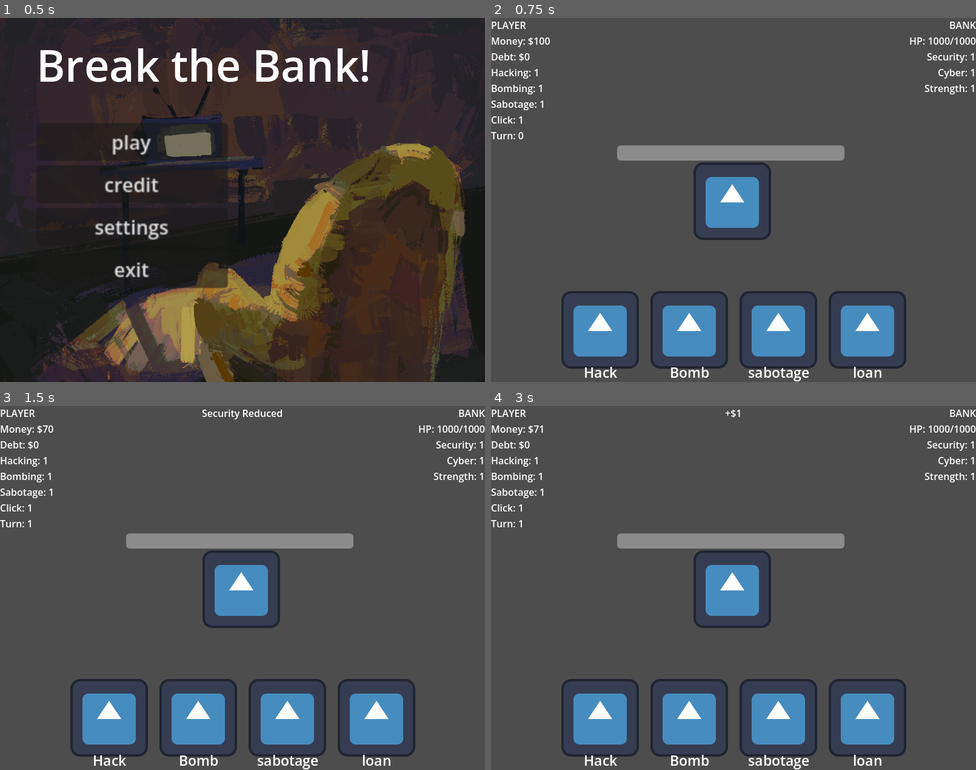
Above: before the commit, frames 1-4 (two rows, left to right).
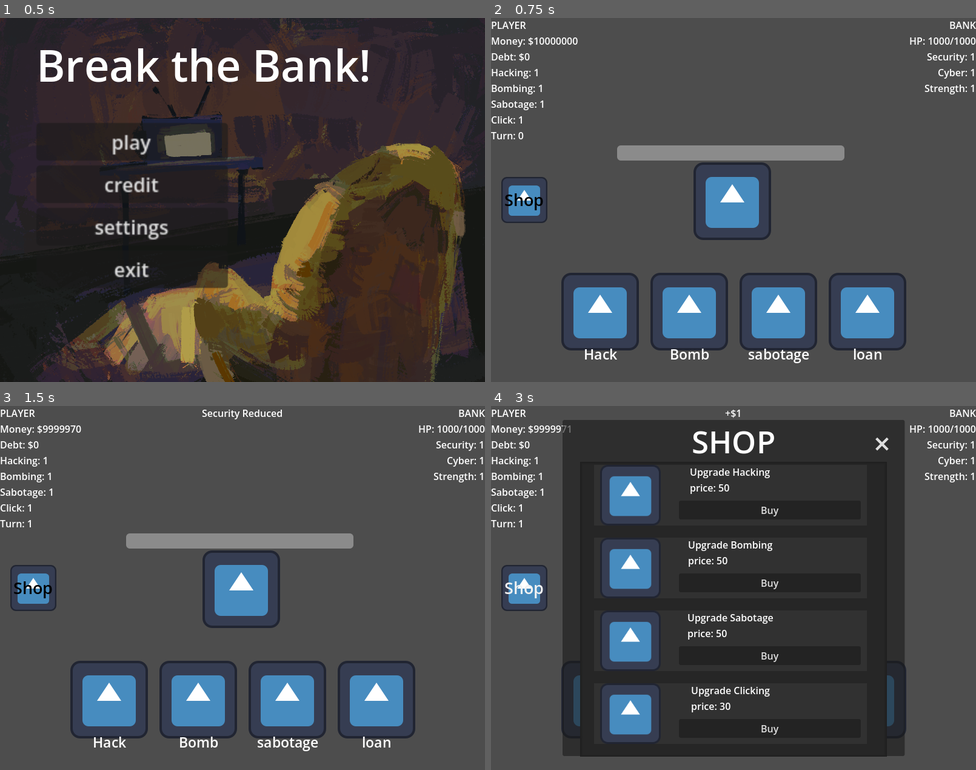
Above: after the commit, the same moments.

Repository: DagerDev/game-jamm
Game: Godot game, scene res://scenes/mainmenu/mainmenu.tscn
Same seed, same stepped clock (60 frames per second), same inputs: the game is played once before the commit and once after it. The engine's default icon, where the game draws it, is replaced by a stand-in: a white triangle on a blue panel in a dark square.
Inputs (mouse positions are in pixels of both pictures, inside the frame that each line leads up to):
- Up to frame 1 (0.5 s): no input
- Up to frame 2 (0.75 s): click "play" at 0.5 s
- Up to frame 3 (1.5 s): click "sabotage" at 1.25 s
- Up to frame 4 (3 s): click (733, 588) at 2 s; click (524, 588) at 2.75 s, where only the run after the commit has a clickable "Shop"

Frame 1 is identical in both runs. In frame 2, 8.2% of the frame differs, in the area x 2-86%, y 5-100%; in frame 3, 8.2%; in frame 4, 61%, in the area x 2-86%, y 3-100%.

Commit message:
shop update

Diff:
--- /dev/null
+++ b/objects/shopButton.tscn
@@ -0,0 +1,48 @@
+[gd_scene format=3 uid="uid://bb5ynk620ml8a"]
+
+[ext_resource type="Script" uid="uid://pyhc3l55208g" path="res://scripts/shopbutton.gd" id="1_afabu"]
+[ext_resource type="Texture2D" uid="uid://dyudic25gjio8" path="res://assets/icon.svg" id="2_mttay"]
+
+[sub_resource type="StyleBoxFlat" id="StyleBoxFlat_afabu"]
+bg_color = Color(0.19208485, 0.19208485, 0.19208473, 1)
+
+[node name="ShopButton" type="PanelContainer" unique_id=1587477061]
+offset_right = 465.0
+offset_bottom = 128.0
+theme_override_styles/panel = SubResource("StyleBoxFlat_afabu")
+script = ExtResource("1_afabu")
+
+[node name="MarginContainer" type="MarginContainer" parent="." unique_id=1050654583]
+layout_mode = 2
+size_flags_horizontal = 0
+size_flags_vertical = 4
+theme_override_constants/margin_left = 10
+
+[node name="Icon" type="TextureRect" parent="MarginContainer" unique_id=1589948512]
+custom_minimum_size = Vector2(100, 100)
+layout_mode = 2
+size_flags_horizontal = 4
+texture = ExtResource("2_mttay")
+expand_mode = 1
+
+[node name="MarginContainer2" type="MarginContainer" parent="." unique_id=1044763451]
+layout_mode = 2
+size_flags_horizontal = 8
+size_flags_vertical = 8
+theme_override_constants/margin_right = 10
+theme_override_constants/margin_bottom = 10
+
+[node name="Button" type="Button" parent="MarginContainer2" unique_id=29336285]
+custom_minimum_size = Vector2(300, 0)
+layout_mode = 2
+size_flags_horizontal = 8
+size_flags_vertical = 8
+text = "Buy"
+
+[node name="Text" type="Label" parent="." unique_id=200801193]
+layout_mode = 2
+size_flags_horizontal = 4
+size_flags_vertical = 0
+text = "Upgrade"
+
+[connection signal="pressed" from="MarginContainer2/Button" to="." method="Pressed"]
--- a/project.godot
+++ b/project.godot
@@ -10,7 +10,7 @@
 
 [application]
 
-config/name="Cat burgler game"
+config/name="Break the Bank!"
 run/main_scene="uid://3wh07r6dgcly"
 config/features=PackedStringArray("4.6", "GL Compatibility")
 config/icon="res://assets/icon.svg"
--- a/scenes/main.tscn
+++ b/scenes/main.tscn
@@ -2,7 +2,19 @@
 
 [ext_resource type="Script" uid="uid://px6w0pneo0y0" path="res://scripts/control.gd" id="1_0wfyh"]
 [ext_resource type="PackedScene" uid="uid://dr8b1m2gxs6p2" path="res://objects/choicebutton.tscn" id="2_sugp2"]
+[ext_resource type="PackedScene" uid="uid://bb5ynk620ml8a" path="res://objects/shopButton.tscn" id="4_jyhfs"]
+[ext_resource type="Script" uid="uid://qu6065yox4cv" path="res://scripts/control2.gd" id="5_tbgi4"]
 [ext_resource type="Texture2D" uid="uid://dyudic25gjio8" path="res://assets/icon.svg" id="30_fv21b"]
+
+[sub_resource type="StyleBoxFlat" id="StyleBoxFlat_jyhfs"]
+content_margin_left = 23.0
+bg_color = Color(0.15017527, 0.1501753, 0.15017527, 1)
+border_width_left = 5
+border_width_top = 5
+border_width_right = 5
+border_width_bottom = 5
+border_color = Color(0.12089012, 0.12089018, 0.12089013, 1)
+border_blend = true
 
 [node name="canvas" type="CanvasLayer" unique_id=817848931]
 
@@ -23,8 +35,9 @@
 anchor_right = 0.5
 anchor_bottom = 1.0
 offset_left = -284.5
-offset_top = -150.0
+offset_top = -180.0
 offset_right = 284.5
+offset_bottom = -30.0
 grow_horizontal = 2
 grow_vertical = 0
 
@@ -113,9 +126,122 @@
 grow_horizontal = 2
 horizontal_alignment = 1
 vertical_alignment = 1
+
+[node name="ShopMenu" type="Control" parent="Main" unique_id=2068719440]
+visible = false
+self_modulate = Color(1, 1, 1, 0)
+layout_mode = 1
+anchors_preset = 15
+anchor_right = 1.0
+anchor_bottom = 1.0
+grow_horizontal = 2
+grow_vertical = 2
+
+[node name="Panel" type="Panel" parent="Main/ShopMenu" unique_id=1944510964]
+layout_mode = 1
+anchors_preset = 8
+anchor_left = 0.5
+anchor_top = 0.5
+anchor_right = 0.5
+anchor_bottom = 0.5
+offset_left = -282.1875
+offset_top = -277.0
+offset_right = 282.1875
+offset_bottom = 277.0
+grow_horizontal = 2
+grow_vertical = 2
+
+[node name="ScrollContainer" type="ScrollContainer" parent="Main/ShopMenu/Panel" unique_id=1738026216]
+layout_mode = 1
+anchors_preset = 8
+anchor_left = 0.5
+anchor_top = 0.5
+anchor_right = 0.5
+anchor_bottom = 0.5
+offset_left = -252.8125
+offset_top = -208.5
+offset_right = 252.8125
+offset_bottom = 278.0
+grow_horizontal = 2
+grow_vertical = 2
+theme_override_styles/panel = SubResource("StyleBoxFlat_jyhfs")
+horizontal_scroll_mode = 0
+tile_scroll_hint = true
+
+[node name="VBoxContainer" type="VBoxContainer" parent="Main/ShopMenu/Panel/ScrollContainer" unique_id=1281285167]
+custom_minimum_size = Vector2(450, 0)
+layout_mode = 2
+size_flags_horizontal = 4
+theme_override_constants/separation = 20
+alignment = 1
+
+[node name="Hacking" parent="Main/ShopMenu/Panel/ScrollContainer/VBoxContainer" unique_id=803491341 instance=ExtResource("4_jyhfs")]
+unique_name_in_owner = true
+layout_mode = 2
+
+[node name="Bombing" parent="Main/ShopMenu/Panel/ScrollContainer/VBoxContainer" unique_id=162139792 instance=ExtResource("4_jyhfs")]
+unique_name_in_owner = true
+layout_mode = 2
+
+[node name="Sabotage" parent="Main/ShopMenu/Panel/ScrollContainer/VBoxContainer" unique_id=1587477061 instance=ExtResource("4_jyhfs")]
+unique_name_in_owner = true
+layout_mode = 2
+
+[node name="Clicking" parent="Main/ShopMenu/Panel/ScrollContainer/VBoxContainer" unique_id=519593750 instance=ExtResource("4_jyhfs")]
+unique_name_in_owner = true
+layout_mode = 2
+
+[node name="Shop" type="Label" parent="Main/ShopMenu/Panel" unique_id=1916171419]
+layout_mode = 1
+anchors_preset = 5
+anchor_left = 0.5
+anchor_right = 0.5
+offset_left = -69.0
+offset_right = 69.0
+offset_bottom = 70.0
+grow_horizontal = 2
+theme_override_font_sizes/font_size = 51
+text = "SHOP"
+
+[node name="Exit" type="Button" parent="Main/ShopMenu/Panel" unique_id=940595446]
+layout_mode = 1
+anchors_preset = 1
+anchor_left = 1.0
+anchor_right = 1.0
+offset_left = -73.1875
+offset_bottom = 76.0
+grow_horizontal = 0
+theme_override_font_sizes/font_size = 49
+text = "×"
+flat = true
+
+[node name="ShopButton" type="Button" parent="Main" unique_id=240204268]
+layout_mode = 1
+anchors_preset = 4
+anchor_top = 0.5
+anchor_bottom = 0.5
+offset_top = -42.0
+offset_right = 110.0
+offset_bottom = 42.0
+grow_vertical = 2
+theme_override_colors/font_color = Color(0, 0, 0, 1)
+theme_override_font_sizes/font_size = 27
+text = "Shop"
+icon = ExtResource("30_fv21b")
+flat = true
+icon_alignment = 1
+expand_icon = true
+
+[node name="Control" type="Control" parent="Main" unique_id=2105670239]
+anchors_preset = 0
+offset_right = 40.0
+offset_bottom = 40.0
+script = ExtResource("5_tbgi4")
 
 [connection signal="pressed" from="Main/CenterContainer/buttons/Hack" to="Main" method="OnHack"]
 [connection signal="pressed" from="Main/CenterContainer/buttons/Bomb" to="Main" method="OnBomb"]
 [connection signal="pressed" from="Main/CenterContainer/buttons/Sabotage" to="Main" method="OnSabotage"]
 [connection signal="pressed" from="Main/CenterContainer/buttons/Loan" to="Main" method="OnLoan"]
 [connection signal="pressed" from="Main/Bank" to="Main" method="OnBank"]
+[connection signal="pressed" from="Main/ShopMenu/Panel/Exit" to="Main/Control" method="_on_exit_pressed"]
+[connection signal="pressed" from="Main/ShopButton" to="Main/Control" method="_on_shop_button_pressed"]
--- a/scripts/choice.gd
+++ b/scripts/choice.gd
@@ -1,4 +1,6 @@
 extends TextureButton
+
+class_name choiceButton
 
 @export var button_text: String = "text":
 	set(value):
--- a/scripts/control.gd
+++ b/scripts/control.gd
@@ -8,10 +8,34 @@
 @onready var InfoLabel = %Info
 @onready var HealthBar = %HealthBank
 
+# ==========================
+# SHOP BUTTON
+# ==≠=======================
+@onready var shopbut = [
+	%Hacking,
+	%Bombing,
+	%Sabotage,
+	%Clicking
+]
+
+const shopTitles = [
+	"Upgrade Hacking",
+	"Upgrade Bombing",
+	"Upgrade Sabotage",
+	"Upgrade Clicking"
+]
+
+var shopfunc = [
+	UpgradeHacking,
+	UpgradeBombing,
+	UpgradeSabotage,
+	UpgradeClick
+]
+
 # =========================
 # PLAYER
 # =========================
-var money := 100
+var money := 10000000
 var debt := 0
 
 var hacking := 1
@@ -100,6 +124,16 @@
 	HealthBar.max_value = bank_max_hp
 	HealthBar.value = bank_hp
 
+	var upgradesPrice = [
+	upgrades["Hacking"].price,
+	upgrades["Bombing"].price,
+	upgrades["Sabotage"].price,
+	upgrades["Click"].price
+	]
+
+	for i in shopbut.size():
+		shopbut[i].getPrice(upgradesPrice[i])
+
 # =========================
 # HELPERS
 # =========================
@@ -125,7 +159,6 @@
 func check_win():
 	if bank_hp <= 0:
 		InfoLabel.text = "YOU BROKE THE BANK!"
-		get_tree().paused = true
 
 func process_negative_money():
 	if money < 0:
@@ -343,3 +376,6 @@
 func _ready():
 	randomize()
 	update_ui()
+	for i in shopbut.size():
+		shopbut[i].OnBuy.connect(shopfunc[i])
+		shopbut[i].getTitle(shopTitles[i])
--- /dev/null
+++ b/scripts/control2.gd
@@ -0,0 +1,10 @@
+extends Control
+
+@onready var shopmenu = $"../ShopMenu"
+
+func _on_shop_button_pressed() -> void:
+	shopmenu.visible = 1
+
+
+func _on_exit_pressed() -> void:
+	shopmenu.visible = 0
--- /dev/null
+++ b/scripts/shopbutton.gd
@@ -0,0 +1,23 @@
+extends PanelContainer
+class_name shopButton
+
+@onready var label  = $Text
+
+var title := "bamwe"
+var price : int
+
+signal OnBuy
+
+func getTitle(titleName:String):
+	title = titleName
+	update()
+func getPrice(priceInt:int):
+	price = priceInt
+	update()
+
+func update() -> void:
+	label.text = title + \
+	"\nprice: " + str(price)
+
+func Pressed() -> void:
+	OnBuy.emit()
Not shown, added: scripts/control2.gd.uid
Not shown, added: scripts/shopbutton.gd.uid
